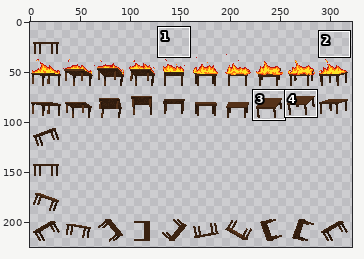
Two states of a sprite sheet, Tables/res/tableSpriteSheet.png. Above: a wide view before the commit, with the close-up outlined.
Close-up. The starting point:
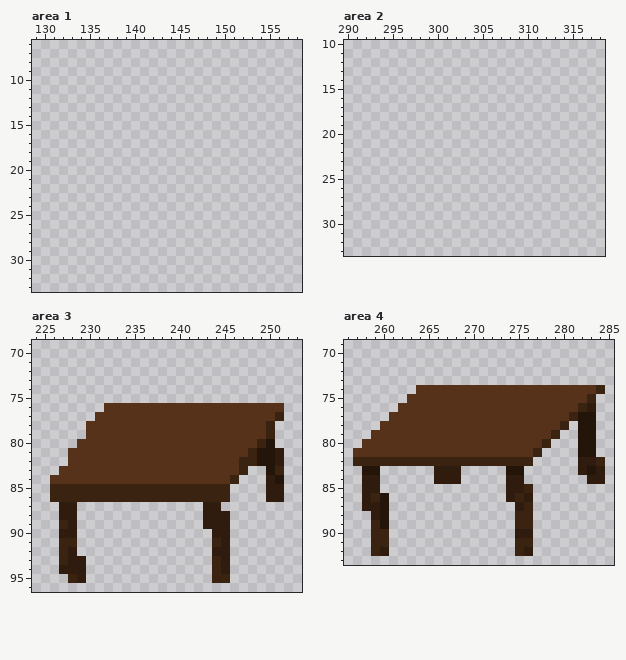
The file is 512x256 pixels. Shown: area 1: x 129..158, y 6..33; area 2: x 290..318, y 10..33; area 3: x 224..253, y 69..96; area 4: x 256..285, y 69..93. The wide view leaves out empty margins. The commit also changed other parts of the picture, which this record leaves out.
And afterwards:
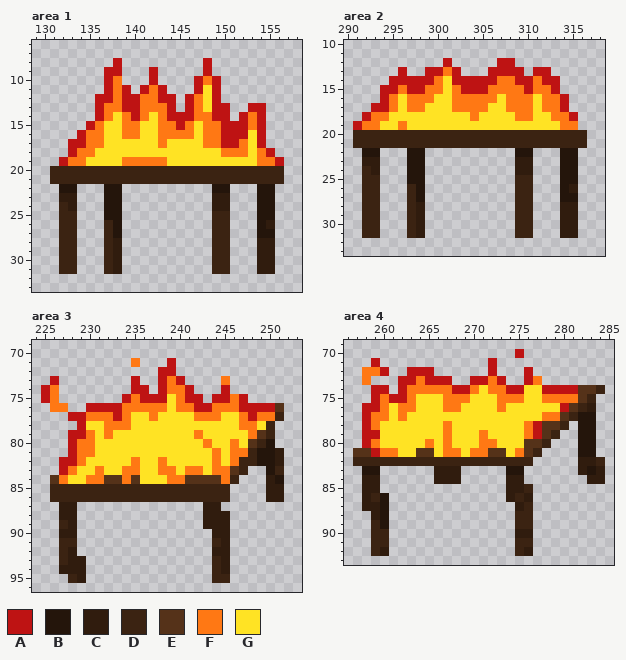
Palette (. is transparent): A #be1313  B #24150b  C #301c0e  D #3b2312  E #553219  F #ff7814  G #ffe324
The exact change:
Area 1:
y 8: x 138 . -> A; x 148 . -> A
y 9: x 137..138 .. -> AA; x 142 . -> A; x 148 . -> A
y 10: x 137..138 .. -> AF; x 142 . -> A; x 147..149 ... -> AFA
y 11: x 137..139 ... -> AFA; x 141..143 ... -> AFA; x 147..149 ... -> AGA
y 12: x 136..144 ......... -> AAFAAFFAA; x 146..149 .... -> AFGA
y 13: x 136..144 ......... -> AFFAAFFFA; x 146..150 ..... -> AFGAA; x 153..154 .. -> AA
y 14: x 136..150 ............... -> AFGFAFGFAAAFFAA; x 152..154 ... -> AFA
y 15: x 135..154 .................... -> AFGGFFGGFFAFGFFAAAFA
y 16: x 134..154 ..................... -> AFFGGFFGGFFFFGFFAAAGA
y 17: x 133..154 ...................... -> AAFFGGGGGGFGGGGFFAAFGA
y 18: x 133..155 ....................... -> AFFGGGGGGGGGGGGGGFFFGFA
y 19: x 132..156 ......................... -> AFFGGGGFFFFFGGGGGGGGGGFFA
y 20..21: x 131..156 .......................... -> DDDDDDDDDDDDDDDDDDDDDDDDDD
y 22: x 132..133 .. -> BB; x 137..138 .. -> BB; x 149..150 .. -> BB; x 154..155 .. -> BB
y 23: x 132..133 .. -> CC; x 137..138 .. -> BB; x 149..150 .. -> CC; x 154..155 .. -> BB
y 24: x 132..133 .. -> DC; x 137..138 .. -> BB; x 149..150 .. -> CC; x 154..155 .. -> BB
y 25: x 132..133 .. -> DD; x 137..138 .. -> BB; x 149..150 .. -> DD; x 154..155 .. -> BB
y 26: x 132..133 .. -> DD; x 137..138 .. -> DB; x 149..150 .. -> DD; x 154..155 .. -> BC
y 27: x 132..133 .. -> DD; x 137..138 .. -> DB; x 149..150 .. -> DD; x 154..155 .. -> BB
y 28..31: x 132..133 .. -> DD; x 137..138 .. -> DC; x 149..150 .. -> DD; x 154..155 .. -> CC
Area 2:
y 12: x 301 . -> A; x 307..308 .. -> AA
y 13: x 296 . -> A; x 299..302 .... -> AAFA; x 306..309 .... -> AAAA; x 311..312 .. -> AA
y 14: x 295..313 ................... -> AAAAAFGAAAAAFFAAFAA
y 15: x 294..313 .................... -> AAFAAFFGFAAAFFFFAFFA
y 16: x 294..314 ..................... -> AFGFFFGGFFFFFGFFFGFFA
y 17: x 293..314 ...................... -> AAFGFFGGGFFFFGGFFFGFFA
y 18: x 292..315 ........................ -> AFFGGGGGGGGGFGGGGFFGGFFA
y 19: x 291..315 ......................... -> AFFGGFGGGGGGGGGGGGGGGGGFF
y 20..21: x 291..316 .......................... -> DDDDDDDDDDDDDDDDDDDDDDDDDD
y 22: x 292..293 .. -> BB; x 297..298 .. -> BB; x 309..310 .. -> BB; x 314..315 .. -> BB
y 23: x 292..293 .. -> CC; x 297..298 .. -> BB; x 309..310 .. -> CC; x 314..315 .. -> BB
y 24: x 292..293 .. -> DC; x 297..298 .. -> BB; x 309..310 .. -> CC; x 314..315 .. -> BB
y 25: x 292..293 .. -> DD; x 297..298 .. -> BB; x 309..310 .. -> DD; x 314..315 .. -> BB
y 26: x 292..293 .. -> DD; x 297..298 .. -> DB; x 309..310 .. -> DD; x 314..315 .. -> BC
y 27: x 292..293 .. -> DD; x 297..298 .. -> DB; x 309..310 .. -> DD; x 314..315 .. -> BB
y 28..31: x 292..293 .. -> DD; x 297..298 .. -> DC; x 309..310 .. -> DD; x 314..315 .. -> CC
Area 3:
y 71: x 235 . -> F; x 239 . -> A
y 72: x 238..239 .. -> AA
y 73: x 226 . -> A; x 235 . -> A; x 238..240 ... -> AFA; x 245 . -> F
y 74: x 225..226 .. -> AF; x 235..236 .. -> AA; x 238..241 .... -> AFFA; x 245 . -> A
y 75: x 225..226 .. -> AF; x 234..242 ......... -> AFAAAGFAA; x 244..247 .... -> AAFA
y 76: x 226..227 .. -> FF; x 230..250 ..EEEEEEEEEEEEEEEEEEE -> AAAAFFFFFGFFAAFFFAAAA
y 77: x 228..250 ...EEEEEEEEEEEEEEEEEEEE -> AAFFFAFGGFGGGGFFFGGFAFF
y 78: x 229..249 .EEEEEEEEEEEEEEEEEEEE -> AGGFFFGGGGGGGGGGGGFFG
y 79: x 228..248 ..EEEEEEEEEEEEEEEEEEE -> AAFGFGGGGGGGGGFGGGGGF
y 80: x 228..247 .EEEEEEEEEEEEEEEEEEE -> AFFGGGGGGGGGGGGFGGFG
y 81: x 228..247 EEEEEEEEEEEEEEEEEEEE -> AFFGGGGGGGGGGGGGFGFF
y 82: x 227..246 .EEEEEEEEEEEEEEEEEEE -> AAFGGGGGFGGFGGGGGFGF
y 83: x 227..245 EEEEEEEEEEEEEEEEEEE -> AFGGFGGFFGGFFGFFGFF
y 84: x 227..231 EEEEE -> FGGFF; x 234 E -> F; x 236..240 EEEEE -> GGGFF; x 245 E -> F
Area 4:
y 70: x 275 . -> A
y 71: x 259 . -> A; x 272 . -> A
y 72: x 258..260 ... -> FFA; x 263..265 ... -> AAA; x 272 . -> A; x 276 . -> A
y 73: x 258 . -> F; x 262..267 ...... -> AAFAAA; x 270..273 .... -> AAFA; x 276..277 .. -> AF
y 74: x 259..260 .. -> AA; x 262..281 ..EEEEEEEEEEEEEEEEEE -> AFFFFFAAFGFFAAGGAAAA
y 75: x 259..281 ....EEEEEEEEEEEEEEEEEEE -> AFAAFGGGFFFGGGFFFGGFFFF
y 76: x 258..280 ....EEEEEEEEEEEEEEEEEEE -> AAFGFFGGGFFGGGGFGGGGGGA
y 77: x 258..279 ...EEEEEEEEEEEEEEEEEEE -> AFFGFGGGGGGGGGGGGGGGFF
y 78: x 258..277 ..EEEEEEEEEEEEEEEEEE -> AFGGGGGGGFGGGGGGGGFA
y 79: x 258..277 .EEEEEEEEEEEEEEEEEEE -> AAGGGGGGGFGGGFGGGGFA
y 80: x 258..275 EEEEEEEEEEEEEEEEEE -> AFGGGGGFGFGGGFFGGG
y 81: x 259..263 EEEEE -> AFFGG; x 266..271 EEEEEE -> GFFGFF; x 274..275 EE -> GF
